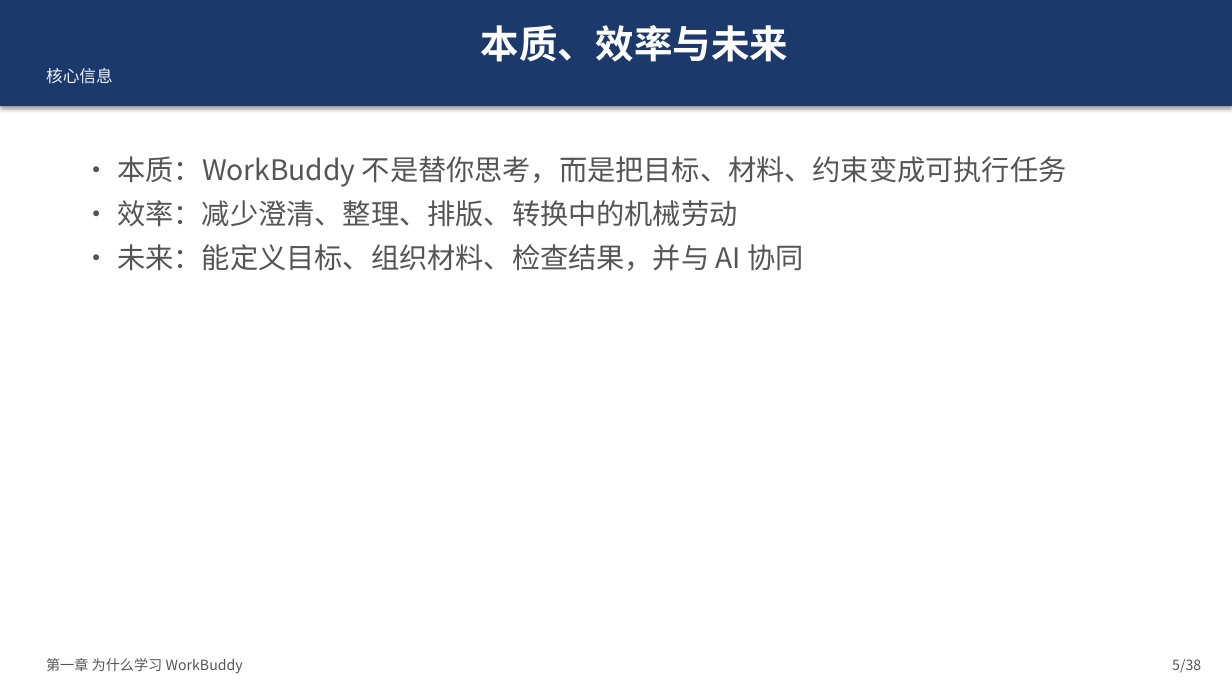
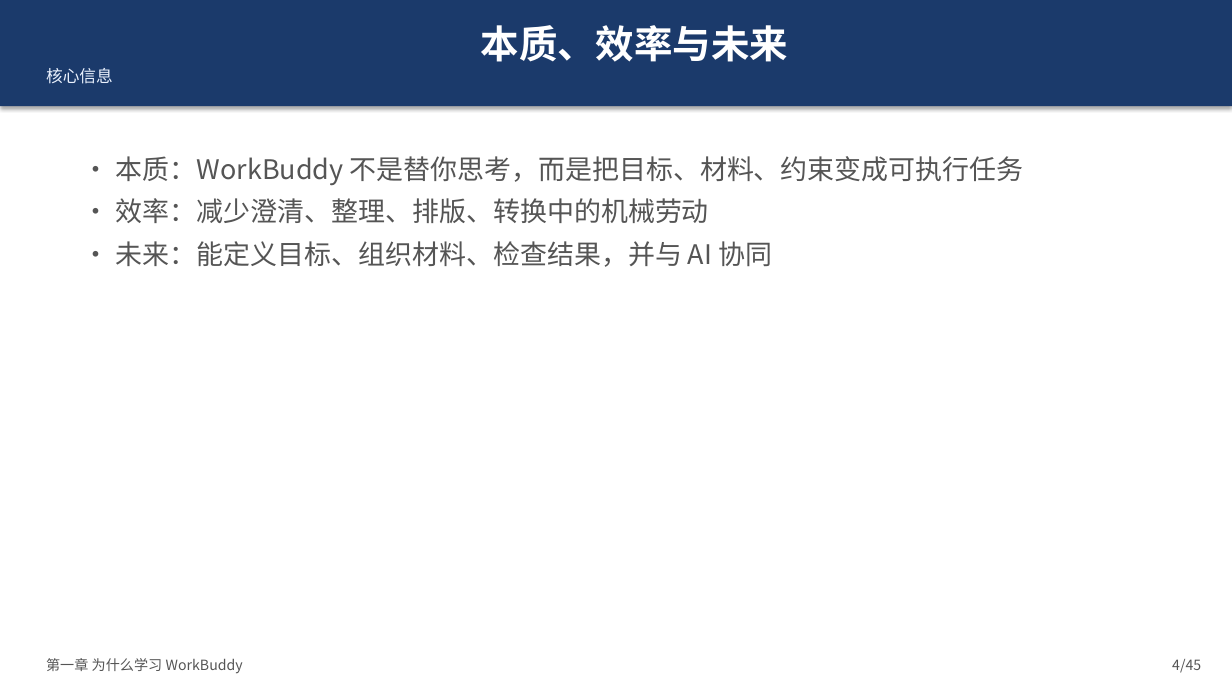
Before and after one commit to onehount/workbuddy-beginner-training, a slide deck: slide 4 of 02-slides/workbuddy-beginner-training.pptx (slide 5 before the commit). Drawn at 1232x693 pixels with LibreOffice and Linux fonts; fonts in the diff are those of the drawing. Boxes give left, top, right and bottom in pixels: in the first picture for what was removed or moved away, otherwise in the second. Text is boxed around its words. In the diff, an @@ line names an element or a change of style, - is before the commit and + after.

Commit message:
v1.1: 课程PPT重构为功能导向结构（45页）
- 先讲 WorkBuddy 各功能是什么/干什么/怎么用/在哪里
- 用青屿茶研案例演示每个功能的具体使用流程
- 新增界面三区总览示意图 + 10大功能四象限说明页
- 进阶技巧：先给方案再执行、出错五步纠正、提示词四要素、四查清单
- Demo 结果仅顺带展示
- 更新 README 议程表与 CHANGELOG

```diff
--- a/02-slides/workbuddy-beginner-training.pptx
+++ b/02-slides/workbuddy-beginner-training.pptx
@@ text "• 本质：WorkBuddy 不是替你思考，而是把目标、材料、约束变成可执行任务" at bbox=[116, 156, 1024, 267]: size 22 to 21 pt @@
@@ text at bbox=[1172, 659, 1201, 673]: text changed @@
-5/38
+4/45
```
Also in this commit, not shown: 16 other slides changed, 28 slides added, 21 slides removed, 6 other files.
